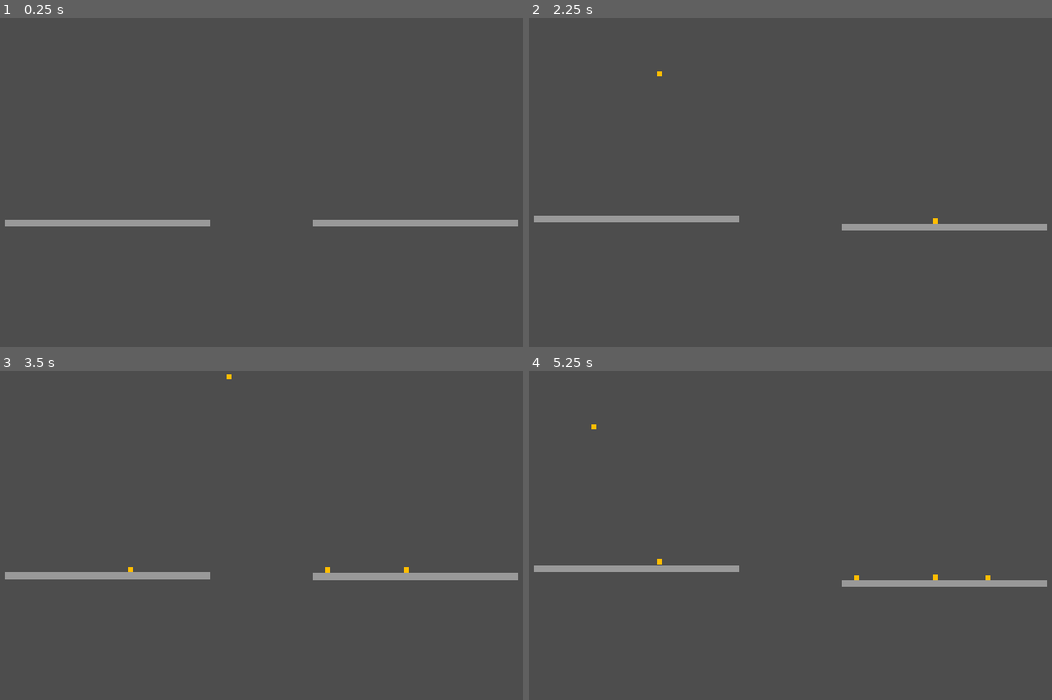
Above: before the commit, frames 1-4 (two rows, left to right).
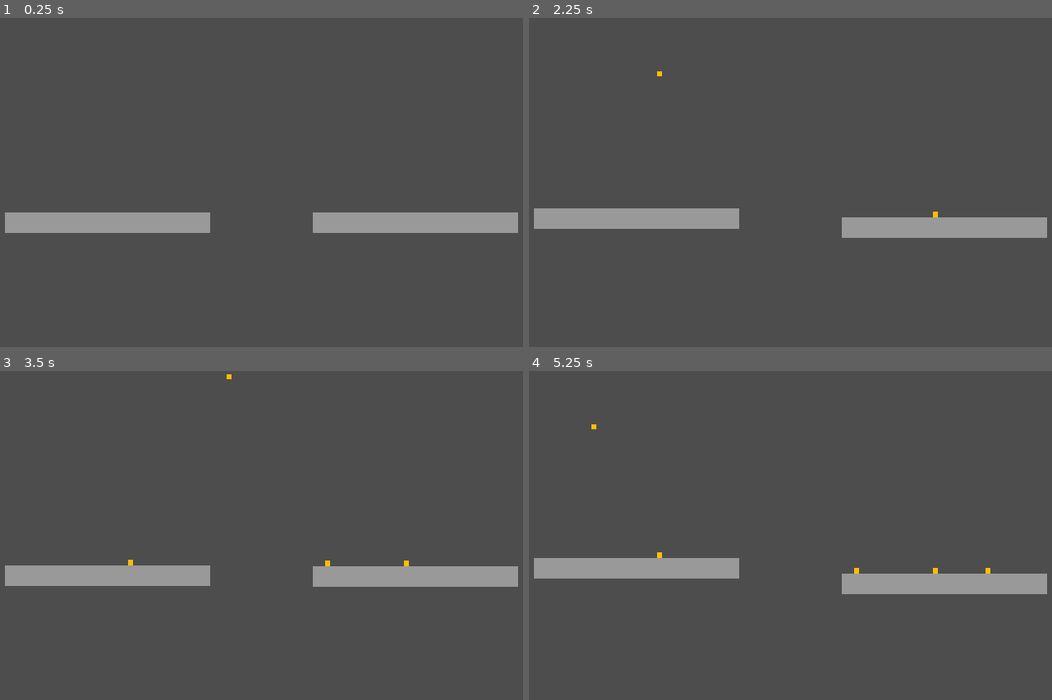
Above: after the commit, the same moments.

Repository: njamster/gmtk_jam_2024
Game: Godot game, scene res://screens/game.tscn
Same seed, same stepped clock (60 frames per second), same inputs: the game is played once before the commit and once after it.
Inputs (mouse positions are in pixels of both pictures, inside the frame that each line leads up to):
- Up to frame 1 (0.25 s): no input
- Up to frame 2 (2.25 s): tap Enter at 0.5 s; move the mouse to (936, 182) at 0.52 s; click (936, 182) at 0.67 s; move the mouse to (659, 221) at 1.27 s; click (659, 221) at 1.42 s; move the mouse to (858, 119) at 2.02 s; click (858, 119) at 2.17 s
- Up to frame 3 (3.5 s): move the mouse to (230, 630) at 2.77 s; click (230, 630) at 2.92 s
- Up to frame 4 (5.25 s): move the mouse to (989, 611) at 3.52 s; click (989, 611) at 3.67 s; move the mouse to (591, 499) at 4.27 s; click (591, 499) at 4.42 s; move the mouse to (821, 555) at 5.02 s; click (821, 555) at 5.17 s

The runs differ from the first frame. In frame 1, 3.3% of the frame differs, in the area x 0-100%, y 59-66%; in frame 2, 3.3%; in frame 3, 3.2%; in frame 4, 3.4%, in the area x 0-100%, y 55-68%.

Commit message:
Make scale thicker, so blocks don't fall through

Diff:
--- a/scale/scale.tscn
+++ b/scale/scale.tscn
@@ -3,7 +3,7 @@
 [ext_resource type="Script" path="res://scale/scale.gd" id="1_cjuyf"]
 
 [sub_resource type="RectangleShape2D" id="RectangleShape2D_l5w7b"]
-size = Vector2(600, 20)
+size = Vector2(600, 60)
 
 [node name="Scale" type="Node2D"]
 position = Vector2(0, 500)
@@ -15,10 +15,10 @@
 
 [node name="Appearance" type="ColorRect" parent="LeftSide"]
 offset_left = -300.0
-offset_top = -10.0
+offset_top = -30.0
 offset_right = 300.0
-offset_bottom = 10.0
-pivot_offset = Vector2(300, 10)
+offset_bottom = 30.0
+pivot_offset = Vector2(300, 30)
 color = Color(0.6, 0.6, 0.6, 1)
 
 [node name="Hitbox" type="CollisionShape2D" parent="LeftSide"]
@@ -30,10 +30,10 @@
 
 [node name="Appearance" type="ColorRect" parent="RightSide"]
 offset_left = -300.0
-offset_top = -10.0
+offset_top = -30.0
 offset_right = 300.0
-offset_bottom = 10.0
-pivot_offset = Vector2(300, 10)
+offset_bottom = 30.0
+pivot_offset = Vector2(300, 30)
 color = Color(0.6, 0.6, 0.6, 1)
 
 [node name="Hitbox" type="CollisionShape2D" parent="RightSide"]
